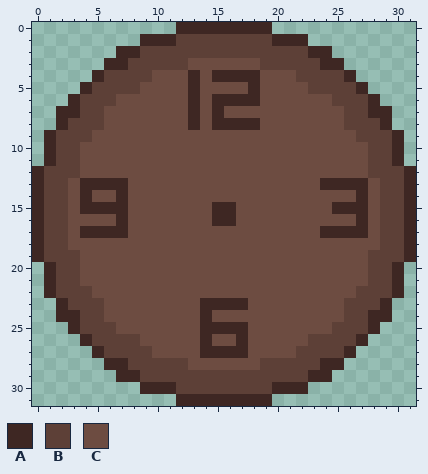
Pixel-art file: Assets/Arts/GameUI/Canvas_Border_Btn/ClockUI/Clock.aseprite. The picture above was drawn from the file before the commit.
32x32 pixels, 1 frame.
Palette (. is transparent): A #3e2723  B #5d4037  C #6d4c41
Once edited:
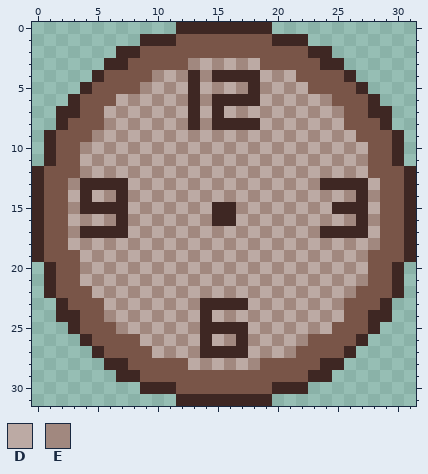
Colours new in this view: D #bcaaa4  E #a1887f
From old to new:
colour B: #5d4037 -> #795548
Layer "Clock":
y 3: x 13..18 CCCCCC -> EDEDED
y 4: x 10..12 CCC -> EDE; x 14 C -> E; x 19..21 CCC -> DED
y 5: x 9..12 CCCC -> EDED; x 14..17 CCCC -> DEDE; x 19..22 CCCC -> EDED
y 6: x 7..12 CCCCCC -> DEDEDE; x 14 C -> E; x 19..24 CCCCCC -> DEDEDE
y 7: x 6..12 CCCCCCC -> DEDEDED; x 14 C -> D; x 16..25 CCCCCCCCCC -> DEDEDEDEDE
y 8: x 6..12 CCCCCCC -> EDEDEDE; x 14 C -> E; x 19..25 CCCCCCC -> DEDEDED
y 9: x 5..26 CCCCCCCCCCCCCCCCCCCCCC -> EDEDEDEDEDEDEDEDEDEDED
y 10: x 4..27 CCCCCCCCCCCCCCCCCCCCCCCC -> EDEDEDEDEDEDEDEDEDEDEDED
y 11: x 4..27 CCCCCCCCCCCCCCCCCCCCCCCC -> DEDEDEDEDEDEDEDEDEDEDEDE
y 12: x 4..27 CCCCCCCCCCCCCCCCCCCCCCCC -> EDEDEDEDEDEDEDEDEDEDEDED
y 13: x 3 C -> E; x 8..23 CCCCCCCCCCCCCCCC -> DEDEDEDEDEDEDEDE; x 28 C -> D
y 14: x 3 C -> D; x 5..6 CC -> DE; x 8..26 CCCCCCCCCCCCCCCCCCC -> EDEDEDEDEDEDEDEDEDE; x 28 C -> E
y 15: x 3 C -> E; x 8..14 CCCCCCC -> DEDEDED; x 17..24 CCCCCCCC -> EDEDEDED; x 28 C -> D
y 16: x 3..6 CCCC -> DEDE; x 8..14 CCCCCCC -> EDEDEDE; x 17..26 CCCCCCCCCC -> DEDEDEDEDE; x 28 C -> E
y 17: x 3 C -> E; x 8..23 CCCCCCCCCCCCCCCC -> DEDEDEDEDEDEDEDE; x 28 C -> D
y 18: x 3..28 CCCCCCCCCCCCCCCCCCCCCCCCCC -> DEDEDEDEDEDEDEDEDEDEDEDEDE
y 19: x 4..27 CCCCCCCCCCCCCCCCCCCCCCCC -> DEDEDEDEDEDEDEDEDEDEDEDE
y 20: x 4..27 CCCCCCCCCCCCCCCCCCCCCCCC -> EDEDEDEDEDEDEDEDEDEDEDED
y 21: x 4..27 CCCCCCCCCCCCCCCCCCCCCCCC -> DEDEDEDEDEDEDEDEDEDEDEDE
y 22: x 5..26 CCCCCCCCCCCCCCCCCCCCCC -> DEDEDEDEDEDEDEDEDEDEDE
y 23: x 6..13 CCCCCCCC -> DEDEDEDE; x 18..25 CCCCCCCC -> DEDEDEDE
y 24: x 6..13 CCCCCCCC -> EDEDEDED; x 15..25 CCCCCCCCCCC -> DEDEDEDEDED
y 25: x 7..13 CCCCCCC -> EDEDEDE; x 18..24 CCCCCCC -> DEDEDED
y 26: x 9..13 CCCCC -> DEDED; x 15..16 CC -> DE; x 18..22 CCCCC -> EDEDE
y 27: x 10..13 CCCC -> DEDE; x 18..21 CCCC -> DEDE
y 28: x 13..18 CCCCCC -> DEDEDE
Changed places in both pictures, as pixel boxes (x1, y1, x2, y2):
changed: (44, 34, 404, 394)
